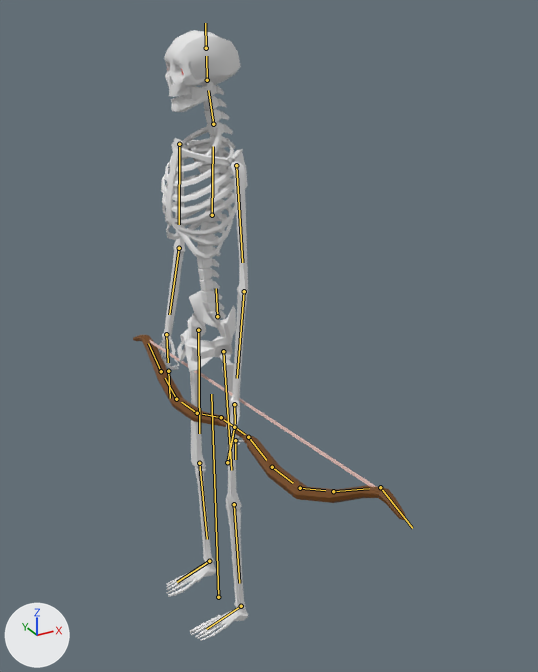
Before and after pictures for a commit that changed the glTF model assets/models/skeleton.glb.
Before and after are seen from a 50 mm camera at (-1.1, -2.48, 2.51) aimed at (0.13, -0.26, 1.4). Every picture has the same lights, and +X, +Y and +Z are marked at lower left. The older version comes first. The bones that change, and the others that lie on the model, are drawn over the model as lines.

Objects in the first picture: 'BowString.002', 'SkeletonMesh'.
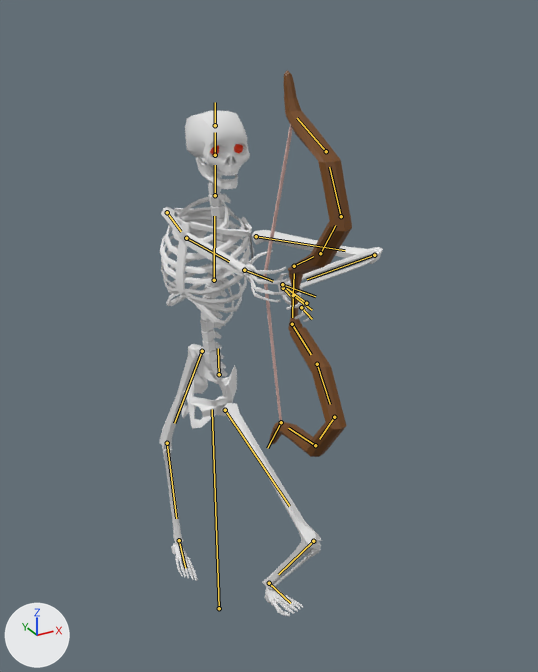
Commit message: PEAK skeleton walk animation

The newer file adds an action. The first version stands in its rest pose; the second is drawn at frame 1 of the action 'Walk'.

Where the change shows, as pixel boxes [x1, y1, x2, y2] in the pictures (538 x 672 px):
'SkeletonMesh', posed (146% wider, 17% shorter)
    before: [158, 30, 248, 641]
    after: [160, 111, 383, 616]
'BowString.002', posed (67% narrower, 109% taller)
    before: [133, 335, 406, 520]
    after: [263, 70, 352, 457]
bone 'Root', root to tip
    before: (218, 597) to (211, 394)
    after: (219, 608) to (212, 409)
bone 'Pelvis', root to tip
    before: (217, 316) to (216, 288)
    after: (219, 374) to (218, 348)
bone 'l.Femur', root to tip
    before: (223, 351) to (231, 470)
    after: (225, 410) to (289, 506)
bone 'l.Shin', root to tip
    before: (234, 504) to (239, 583)
    after: (313, 541) to (278, 574)
bone 'r.Foot', root to tip
    before: (241, 606) to (206, 629)
    after: (269, 583) to (290, 603)
bone 'r.Femur', root to tip
    before: (198, 330) to (199, 433)
    after: (202, 351) to (174, 423)
bone 'r.Shin', root to tip
    before: (199, 463) to (207, 539)
    after: (167, 443) to (176, 518)
bone 'l.Foot', root to tip
    before: (209, 561) to (177, 582)
    after: (179, 540) to (185, 568)
bone 'Ribcage', root to tip
    before: (212, 215) to (213, 146)
    after: (214, 280) to (214, 216)
bone 'l.UpperArm', root to tip
    before: (236, 165) to (242, 262)
    after: (256, 236) to (345, 250)
bone 'l.ForeArm', root to tip
    before: (244, 291) to (237, 378)
    after: (374, 255) to (307, 279)
bone 'l.Hand', root to tip
    before: (234, 404) to (235, 424)
    after: (283, 288) to (292, 298)
bone 'Main', root to tip
    before: (234, 427) to (229, 454)
    after: (293, 295) to (312, 310)
bone 'Bone.019', root to tip
    before: (248, 437) to (266, 460)
    after: (292, 324) to (311, 354)
bone 'Bone.020', root to tip
    before: (272, 467) to (293, 483)
    after: (317, 364) to (330, 404)
bone 'Bone.021', root to tip
    before: (300, 488) to (325, 490)
    after: (334, 417) to (319, 439)
bone 'Bone.022', root to tip
    before: (333, 491) to (369, 488)
    after: (315, 445) to (288, 428)
bone 'Bone.025', root to tip
    before: (221, 417) to (202, 414)
    after: (294, 266) to (313, 256)
bone 'Bone.026', root to tip
    before: (197, 413) to (181, 402)
    after: (320, 253) to (335, 225)
bone 'Bone.027', root to tip
    before: (176, 399) to (165, 378)
    after: (341, 216) to (329, 167)
bone 'Bone.028', root to tip
    before: (161, 371) to (148, 343)
    after: (326, 151) to (297, 118)
bone 'String', root to tip
    before: (227, 462) to (233, 435)
    after: (306, 303) to (287, 288)
bone 'Neck', root to tip
    before: (213, 124) to (208, 90)
    after: (215, 195) to (215, 165)
bone 'Head', root to tip
    before: (207, 80) to (206, 56)
    after: (215, 155) to (215, 132)
bone 'r.UpperArm', root to tip
    before: (179, 144) to (179, 224)
    after: (167, 212) to (181, 231)
bone 'r.ForeArm', root to tip
    before: (179, 248) to (169, 314)
    after: (186, 238) to (229, 261)
bone 'r.Hand', root to tip
    before: (166, 334) to (168, 362)
    after: (244, 270) to (273, 281)

The edits, one by one:
Bone 'Root' (bone_root) moves from (0.0, 0.0, 0.0) to (0.0, -0.054, 0.0).
Bone 'Pelvis' (bone_pelvis) moves from (0.0, 0.0, 0.0) to (0.0, -0.14, -0.003).
Bone 'l.Femur' (bone_l_femur) turns from (0, 0, 0) to (-69, -2, 3) degrees about its own x, y and z.
Bone 'l.Shin' (bone_l_shin) turns from (0, 0, 0) to (104, 8, -6) degrees about its own x, y and z.
Bone 'r.Foot' (bone_r_foot) turns from (0, 0, 0) to (-69, 48, 34) degrees about its own x, y and z.
Bone 'r.Femur' (bone_r_femur) moves from (0.0, 0.0, 0.0) to (-0.001, -0.134, 0.012).
Bone 'r.Femur' (bone_r_femur) turns from (0, 0, 0) to (-23, 2, -7) degrees about its own x, y and z.
Bone 'r.Shin' (bone_r_shin) turns from (0, 0, 0) to (25, 1, 8) degrees about its own x, y and z.
Bone 'l.Foot' (bone_l_foot) turns from (0, 0, 0) to (88, -13, -38) degrees about its own x, y and z.
Bone 'Ribcage' (bone_ribcage) turns from (0, 0, 0) to (0, 18, -1) degrees about its own x, y and z.
Bone 'l.UpperArm' (bone_l_upperarm) turns from (0, 0, 0) to (48, -63, -126) degrees about its own x, y and z.
Bone 'l.ForeArm' (bone_l_forearm) turns from (0, 0, 0) to (-35, -57, 140) degrees about its own x, y and z.
Bone 'l.Hand' (bone_l_hand) turns from (0, 0, 0) to (-73, -27, -5) degrees about its own x, y and z.
Bone 'Main' (bone_main) turns from (0, 0, 0) to (6, 4, 0) degrees about its own x, y and z.
Bone 'Bone.019' (bone_bone_019) turns from (0, 0, 0) to (44, 9, -24) degrees about its own x, y and z.
Bone 'Bone.020' (bone_bone_020) turns from (0, 0, 0) to (-6, 0, 5) degrees about its own x, y and z.
Bone 'Bone.021' (bone_bone_021) turns from (0, 0, 0) to (-45, -8, -18) degrees about its own x, y and z.
Bone 'Bone.022' (bone_bone_022) turns from (0, 0, 0) to (-39, -5, -15) degrees about its own x, y and z.
Bone 'Bone.025' (bone_bone_025) turns from (0, 0, 0) to (18, -5, 37) degrees about its own x, y and z.
Bone 'Bone.026' (bone_bone_026) turns from (0, 0, 0) to (1, 0, -7) degrees about its own x, y and z.
Bone 'Bone.027' (bone_bone_027) turns from (0, 0, 0) to (-1, 0, 40) degrees about its own x, y and z.
Bone 'Bone.028' (bone_bone_028) turns from (0, 0, 0) to (-20, 5, 26) degrees about its own x, y and z.
Bone 'String' (bone_string) moves from (0.0, 0.0, 0.0) to (-0.029, 0.0, -0.031).
Bone 'Neck' (bone_neck) turns from (0, 0, 0) to (7, 54, 12) degrees about its own x, y and z.
Bone 'Head' (bone_head) turns from (0, 0, 0) to (0, 17, 0) degrees about its own x, y and z.
Bone 'r.UpperArm' (bone_r_upperarm) turns from (0, 0, 0) to (-137, -42, 49) degrees about its own x, y and z.
Bone 'r.ForeArm' (bone_r_forearm) turns from (0, 0, 0) to (1, -34, -13) degrees about its own x, y and z.
Bone 'r.Hand' (bone_r_hand) turns from (0, 0, 0) to (17, 168, 8) degrees about its own x, y and z.
